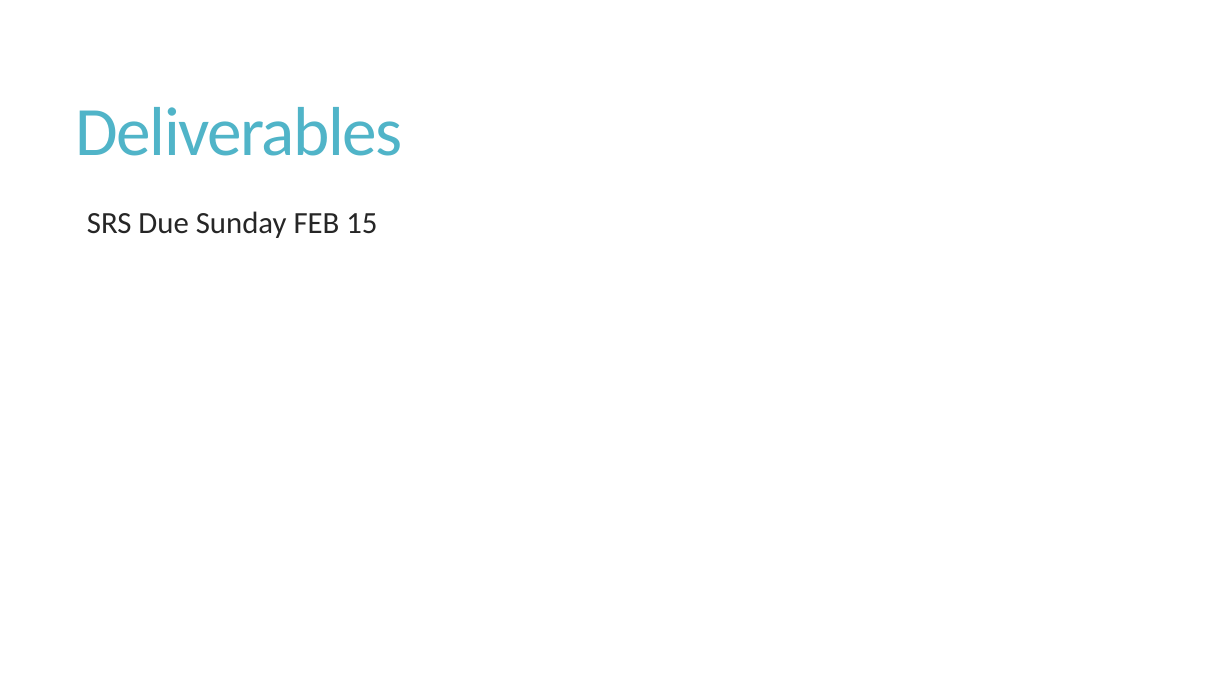
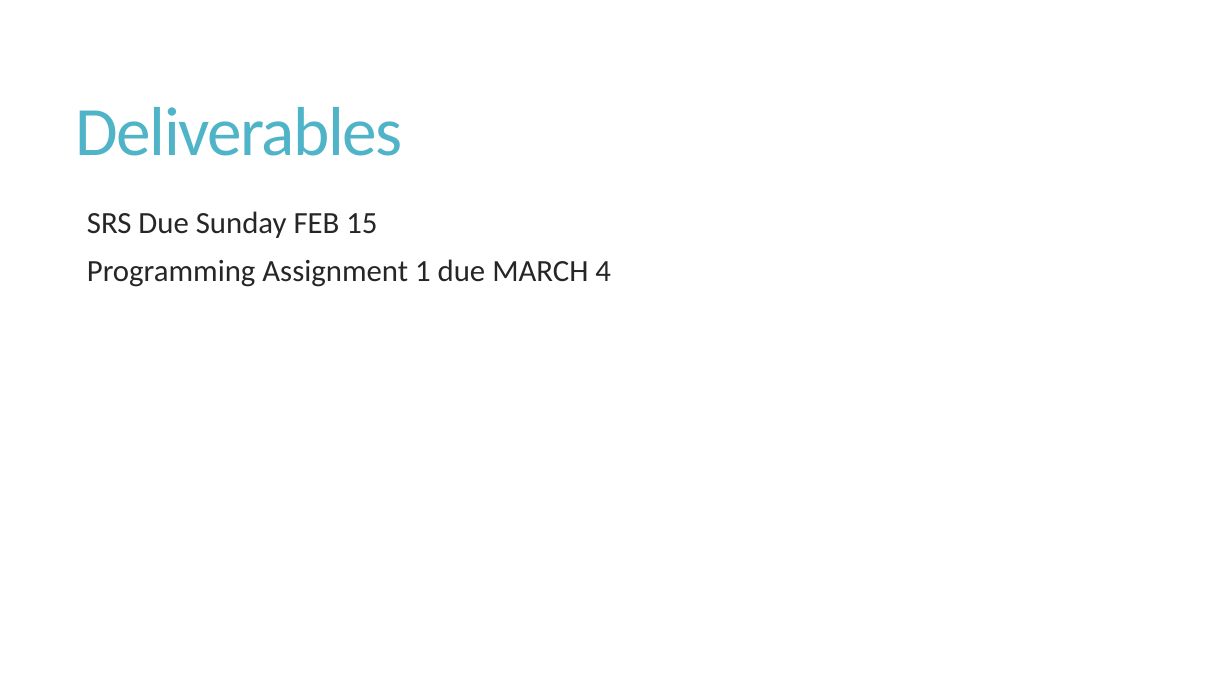
Before and after one commit to shabbir-hussain/ecse321tutW15, a slide deck: slide 9 of 05-OO programming.pptx. Drawn at 1232x693 pixels with LibreOffice and Linux fonts; fonts in the diff are those of the drawing. Boxes give left, top, right and bottom in pixels: in the first picture for what was removed or moved away, otherwise in the second. Text is boxed around its words. In the diff, an @@ line names an element or a change of style, - is before the commit and + after.

```diff
--- a/05-OO programming.pptx
+++ b/05-OO programming.pptx
@@ text at [87,259,611,287]: paragraph added @@
+  Programming Assignment 1 due MARCH 4
```
Also in this commit, not shown: 1 other slide changed, 1 other file.
